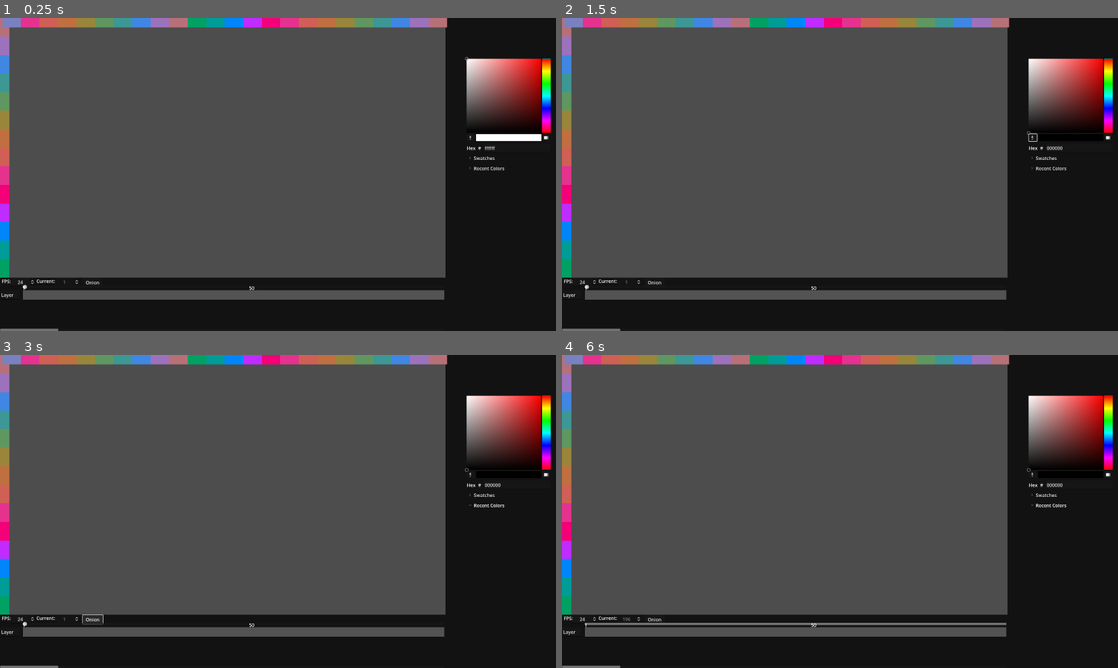
Above: before the commit, frames 1-4 (two rows, left to right).
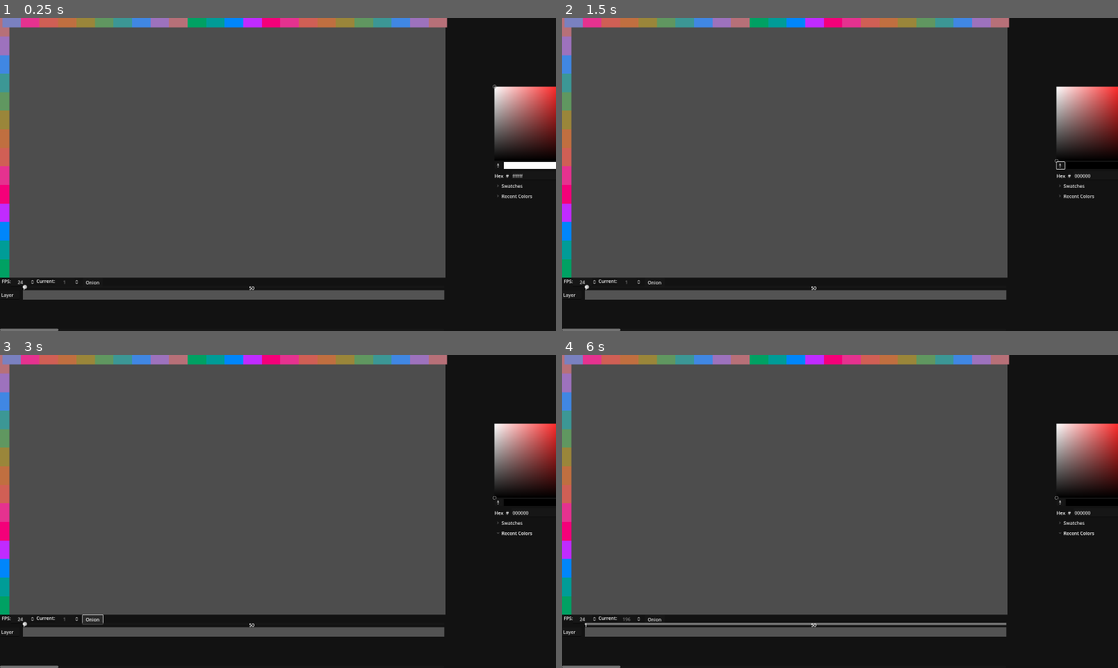
Above: after the commit, the same moments.

Repository: Drawsi/Anim
Game: Godot game, scene res://TSCN/Node2D.tscn
The game is run twice, just before and just after one commit, with the same random seed, the same clock (stepped at 60 frames per second) and the same inputs.
Inputs (mouse positions are in pixels of both pictures, inside the frame that each line leads up to; where the layout moved, square brackets give the same spot in the first picture):
- Up to frame 1 (0.25 s): no input
- Up to frame 2 (1.5 s): click (1062, 165) [1034, 136] at 0.5 s; click "Swatches" at 1.25 s
- Up to frame 3 (3 s): click "Recent Colors" at 2 s; click "Onion" at 2.75 s
- Up to frame 4 (6 s): click (589, 633) at 3.5 s; click (589, 633) at 4.25 s; click (595, 633) at 5.02 s; click (600, 633) at 5.77 s

The runs differ from the first frame. In frame 1, 4.6% of the frame differs, in the area x 83-100%, y 12-58%; in frame 2, 4.3%; in frame 3, 4.3%; in frame 4, 4.3%.

Commit message:
Version_1.4.0
Onion skin fully working

Diff:
--- a/Scripts/Animation.gd
+++ b/Scripts/Animation.gd
@@ -13,6 +13,9 @@
 var is_frame_node
 var is_frame
 var onion_on = false
+
+var prev = null
+var next = null
 
 func _ready():
 	_sort_frames()
@@ -38,6 +41,7 @@
 	is_frame_node = subview.find_child(str(Global.current_frame),true,false)
 	is_frame = tlayer.get_child(Global.current_frame-1).get_texture_normal()==new
 	_onionskin_pp()
+	_frame_color()
 	#========================================
 	#	Create a frame if it's present in timeline but not in viewport
 	if is_frame_node==null and is_frame:
@@ -53,25 +57,45 @@
 	onion_on = !onion_on
 
 func _onionskin_pp():
-	var prev
 	#	Takes the first child AFTER initialisation
 	if subview.get_child_count():
 		prev = subview.get_child(0)
-	"""Checks all the possible frames to find a previous"""
-	for k in range(1,Global.current_frame):
-		var before = subview.find_child(str(Global.current_frame-k),true,false)
-		if before:
-			prev = before
-			break
+	"""		Gets previous and next frame compared to the current one		"""
+	if subview.get_child_count()>1:
+		for frame in range(1,Global.current_frame):
+			var before = subview.find_child(str(Global.current_frame-frame),true,false)
+			if before:
+				prev = before
+				break
 
+		var nname = int(str(subview.get_child(subview.get_child_count()-1).name))
+		for frame in range(1, nname):
+			var after = subview.find_child(str(Global.current_frame+frame),true,false)
+			if after:
+				next = after
+				break
+
+func _frame_color():
 	for i in subview.get_children():
-		if i.name==str(Global.current_frame):
-			i.visible = true
-			i.set_process_input(true)
+		if Global.state_IDLE:
+			if i.name==str(Global.current_frame):
+				i.visible = true
+				i.set_process_input(true)
+				i.set_modulate(Color('ffffff'))
+			else:
+				i.visible = false
+				i.set_process_input(false)
+			if onion_on:
+				if prev:
+					prev.visible = true
+					prev.set_modulate(Color('626fff'))
+				if next:
+					next.visible = true
+					next.set_modulate(Color('ee403c'))
+		else:
+			i.set_process_input(false)
 			i.set_modulate(Color('ffffff'))
-		else:
-			i.visible = false
-			i.set_process_input(false)
-		if onion_on:
-			prev.visible = true
-			prev.set_modulate(Color('626fff'))
+			if i.name==str(Global.current_frame):
+				i.visible = true
+			else:
+				i.visible = false
--- a/Scripts/Changes.gd
+++ b/Scripts/Changes.gd
@@ -3,7 +3,7 @@
 @onready var tlayer = $Animation/ScrollContainer/Anim_Layers/TLayer/Spread
 @export var brush_color = Color(1,1,1)
 @export var brush_size = 10
-var f = preload("res://FrameView.tscn")
+var f = preload("res://TSCN/FrameView.tscn")
 var empty = load("res://Frame_Icons/empty.png")
 var new = load("res://Frame_Icons/new.png")
 var last_frame
--- a/Scripts/GLOBAL.gd
+++ b/Scripts/GLOBAL.gd
@@ -2,6 +2,6 @@
 
 var current_frame := 1 : set=set_cf
 var set_fps = 24
-
+var state_IDLE = true
 func set_cf(new_value):
 	current_frame=new_value
--- a/Scripts/t_slider.gd
+++ b/Scripts/t_slider.gd
@@ -3,7 +3,6 @@
 var label = Label.new()
 var last = 60
 var pos = 0
-var stop = false
 var all_frames = 750
 
 func _ready():
@@ -31,12 +30,12 @@
 	if _previous or _fprevious:
 		$Slider.value = $Slider.value - 1
 	if _play:
-		stop = !stop
+		Global.state_IDLE = !Global.state_IDLE
 		$Play.wait_time = 1.0/Global.set_fps
 		$Play.start()
 
 func _on_play_timeout():
-	if $Slider.value < all_frames-$Slider.value and stop:
+	if $Slider.value < all_frames-$Slider.value and !Global.state_IDLE:
 		$Slider.value = $Slider.value + 1
 		$Play.start()
 	else:
--- a/TSCN/Node2D.tscn
+++ b/TSCN/Node2D.tscn
@@ -55,10 +55,10 @@
 anchor_top = 0.5
 anchor_right = 1.0
 anchor_bottom = 0.5
-offset_left = -272.0
-offset_top = -403.0
-offset_right = -14.0
-offset_bottom = 141.0
+offset_left = -80.0
+offset_top = -307.0
+offset_right = 82.0
+offset_bottom = 237.0
 grow_horizontal = 0
 grow_vertical = 2
 color_modes_visible = false
--- a/TSCN/SubViewport.gd
+++ b/TSCN/SubViewport.gd
@@ -9,4 +9,3 @@
 		if event.button_index == MOUSE_BUTTON_WHEEL_DOWN and event.pressed:
 			zoom_min_max=clamp(zoom_min_max-0.1, 0.1, 5.0)
 		self.scale = Vector2(zoom_min_max,zoom_min_max)
-	print(self.scale)
